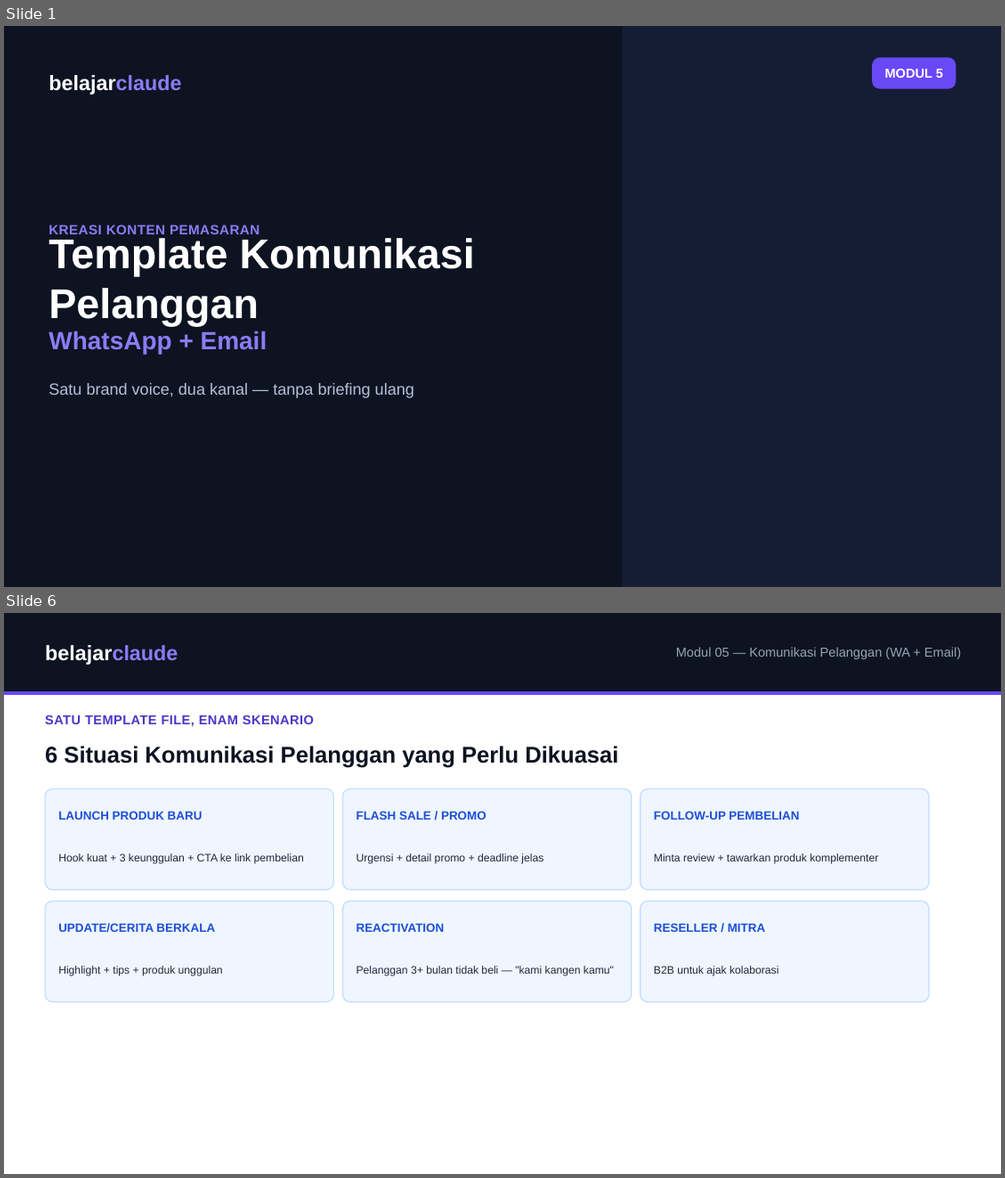
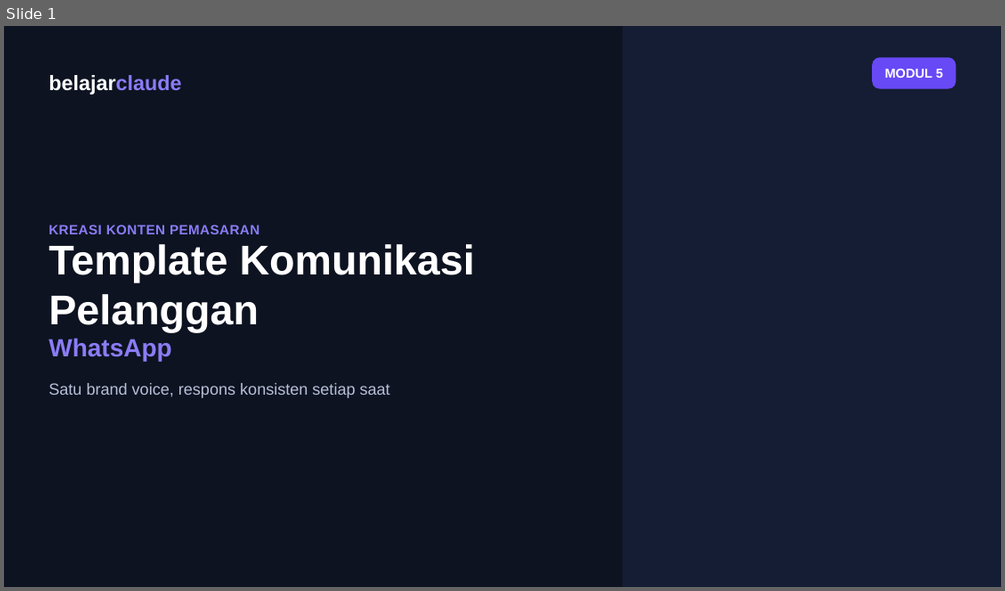
Before and after one commit to juliautomo/belajar-claude, a slide deck: Content-Marketing/M05-Komunikasi-Pelanggan/K3-M05-Komunikasi-Pelanggan.pptx. Shown one above the other, each under a label of ours: slides 1 and 6 before the commit, slide 1 after it; the slides between them are not shown. The pictures are 1005x1178 and 1005x591 pixels, drawn with LibreOffice and Linux fonts; fonts in the diff are those of the drawing. Boxes give left, top, right and bottom in pixels: in the first picture for what was removed or moved away, otherwise in the second. Text is boxed around its words. In the diff, an @@ line names an element or a change of style, - is before the commit and + after.

Commit message:
M05: remove Email entirely, WhatsApp-only module
- Module title/desc/tip-box/mistakes list all de-Email'd
- Replaced 6-card scenario grid with 10-card grid matching cm-template-wa.txt's real scenarios (adds complaint handling)
- Removed Cara Kerja: Email step-row and Contoh Prompt: Email block
- Deleted cm-template-email.txt - cm-template-wa.txt is now the sole supporting file
- Updated public preview (content-marketing.html) and admin.html module labels
- Reworked all 8 PPTX slides to match, re-rendered and visually verified each

Checkpoint 104

```diff
--- a/Content-Marketing/M05-Komunikasi-Pelanggan/K3-M05-Komunikasi-Pelanggan.pptx
+++ b/Content-Marketing/M05-Komunikasi-Pelanggan/K3-M05-Komunikasi-Pelanggan.pptx
@@ slide 6 removed at [4, 613, 1001, 1174], background #FFFFFF @@
@@ rectangle removed at [4, 613, 1001, 691] @@
@@ text removed at [45, 645, 178, 665] @@
-belajarclaude
@@ text removed at [676, 647, 961, 659] @@
-Modul 05 — Komunikasi Pelanggan (WA + Email)
@@ rectangle removed at [4, 691, 1001, 695] @@
@@ text removed at [45, 715, 314, 727] @@
-SATU TEMPLATE FILE, ENAM SKENARIO
@@ text removed at [45, 746, 618, 768] @@
-6 Situasi Komunikasi Pelanggan yang Perlu Dikuasai
@@ rounded rectangle removed at [45, 788, 334, 890] @@
@@ rounded rectangle removed at [343, 788, 631, 890] @@
@@ rounded rectangle removed at [640, 788, 929, 890] @@
@@ text removed at [58, 811, 202, 819] @@
-LAUNCH PRODUK BARU
@@ text removed at [356, 811, 486, 819] @@
-FLASH SALE / PROMO
@@ text removed at [654, 811, 799, 819] @@
-FOLLOW-UP PEMBELIAN
@@ text removed at [58, 853, 304, 864] @@
-Hook kuat + 3 keunggulan + CTA ke link pembelian
@@ text removed at [356, 853, 543, 864] @@
-Urgensi + detail promo + deadline jelas
@@ text removed at [654, 853, 878, 864] @@
-Minta review + tawarkan produk komplementer
@@ rounded rectangle removed at [45, 900, 334, 1002] @@
@@ rounded rectangle removed at [343, 900, 631, 1002] @@
@@ rounded rectangle removed at [640, 900, 929, 1002] @@
@@ text removed at [58, 923, 215, 933] @@
-UPDATE/CERITA BERKALA
@@ text removed at [356, 923, 445, 932] @@
-REACTIVATION
@@ text removed at [654, 923, 766, 932] @@
-RESELLER / MITRA
@@ text removed at [58, 965, 223, 976] @@
-Highlight + tips + produk unggulan
@@ text removed at [356, 965, 614, 976] @@
-Pelanggan 3+ bulan tidak beli — "kami kangen kamu"
@@ text removed at [654, 965, 778, 976] @@
-B2B untuk ajak kolaborasi
@@ slide 1 changed as well @@
@@ text "Template Komunikasi Pelanggan": place and size @@
-text "Template Komunikasi Pelanggan" at [48, 238, 475, 326]
+text "Template Komunikasi Pelanggan" at [48, 244, 475, 332]
@@ text at [48, 338, 171, 361]: text changed @@
-WhatsApp + Email
+WhatsApp
@@ text at [48, 383, 390, 398]: text changed @@
-Satu brand voice, dua kanal — tanpa briefing ulang
+Satu brand voice, respons konsisten setiap saat
```
Also in this commit, not shown: 6 other slides changed, 1 slide added, 5 other files.
